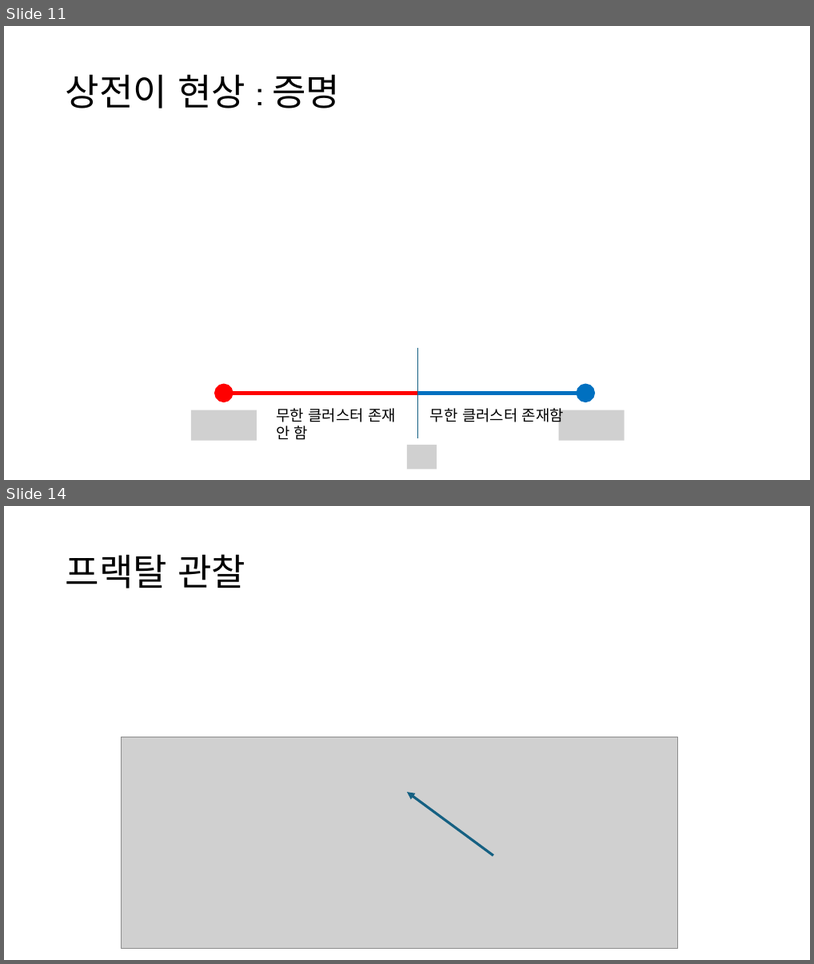
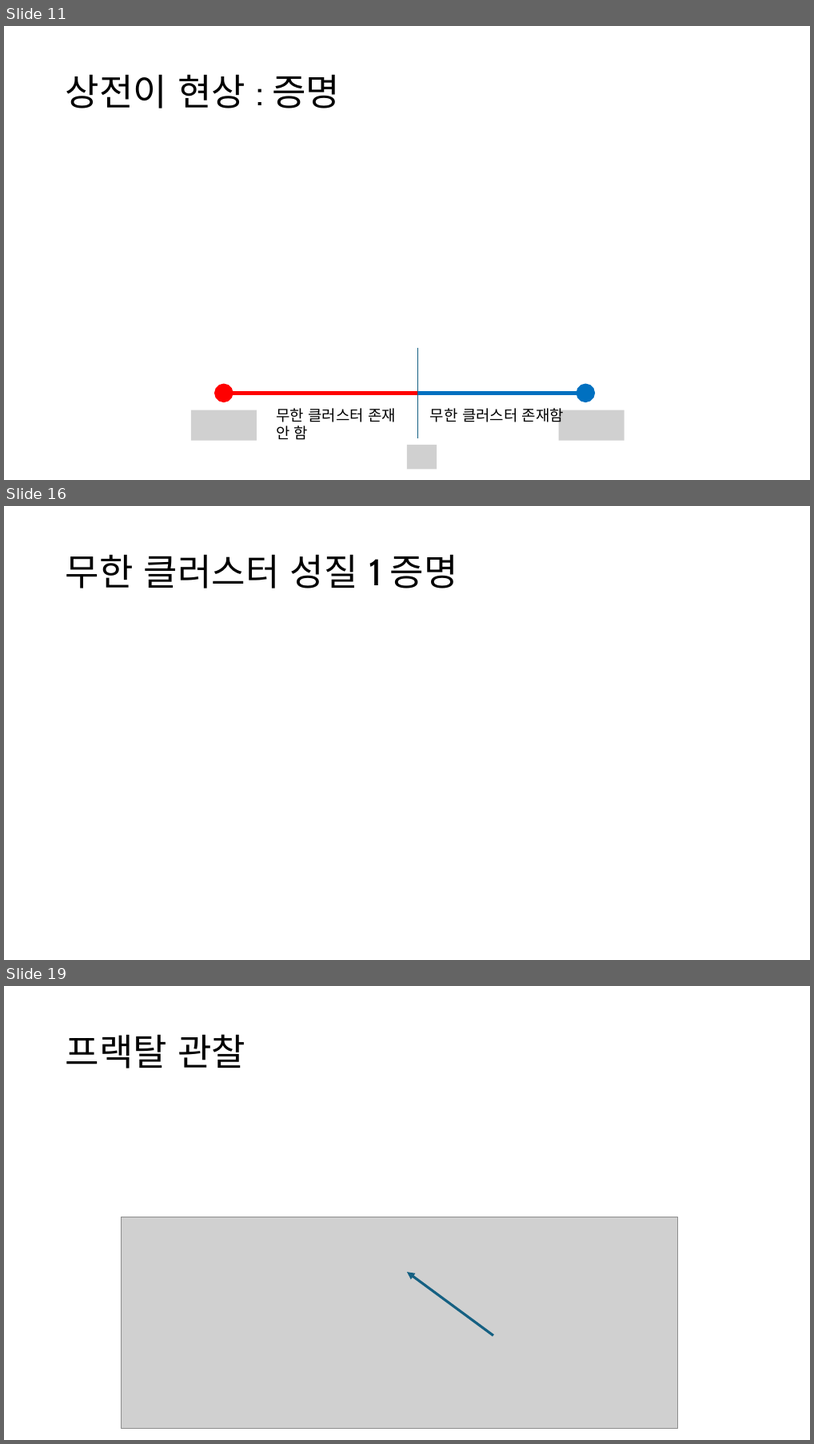
Before and after one commit to singrum/percolation-model, a slide deck: percolation.pptx. Shown one above the other, each under a label of ours: slides 11 and 14 before the commit, slides 11, 16 and 19 after it; the slides between them are not shown. The pictures are 814x964 and 814x1444 pixels, drawn with LibreOffice and Linux fonts; fonts in the diff are those of the drawing; grey boxes stand for pictures. Boxes give left, top, right and bottom in pixels: in the first picture for what was removed or moved away, otherwise in the second. Text is boxed around its words. In the diff, an @@ line names an element or a change of style, - is before the commit and + after.

```diff
--- a/percolation.pptx
+++ b/percolation.pptx
@@ slide 16 added at [4, 506, 810, 960], background #FFFFFF @@
@@ title added at [66, 554, 458, 588], 44 pt, text #000000 @@
+무한 클러스터 성질 1 증명
@@ what was slide 14 is now slide 19 @@
```
Also in this commit, not shown: 5 slides changed, 6 other slides added, 2 slides removed, 1 other file.
